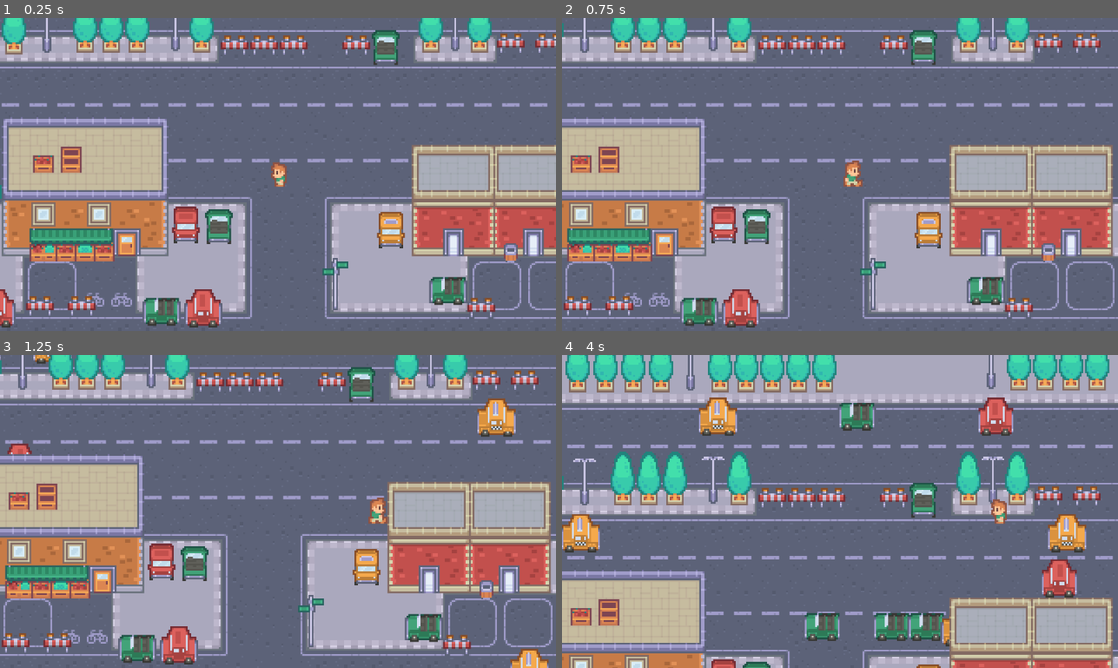
Above: before the commit, frames 1-4 (two rows, left to right).
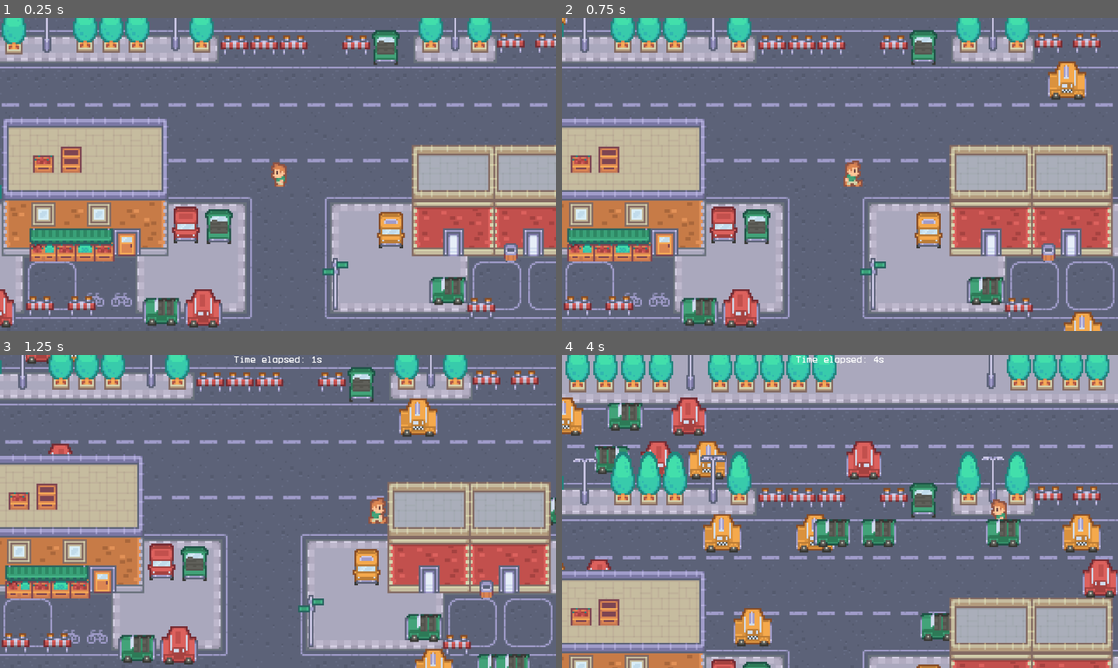
Above: after the commit, the same moments.

Repository: madelainedalangin/frogger
Game: Godot game, scene res://scenes/game.tscn
Two runs of this game, one before a commit and one after it. Both use one fixed random seed, a clock stepped at 60 frames per second and the inputs below.
Inputs:
- Up to frame 1 (0.25 s): no input
- Up to frame 2 (0.75 s): tap Enter at 0.5 s; hold D (right) from 0.53 s (still down); tap Space (spacebar) at 0.6 s
- Up to frame 3 (1.25 s): keep holding D (right)
- Up to frame 4 (4 s): release D (right) at 1.28 s; hold S (down) 1.28-2.03 s; tap Space (spacebar) every 0.75 s from 1.35 to 3.6 s; hold D (right) 2.03-2.78 s; hold W (up) 2.78-3.53 s; hold Left (left) from 3.53 s (still down)

Frame 1 is identical in both runs. In frame 2, 1.1% of the frame differs, in the area x 0-98%, y 0-100%; in frame 3, 3.0%; in frame 4, 13%, in the area x 0-100%, y 0-94%.

Commit message:
created ui layout
add time elapsed when game starts

Diff:
--- /dev/null
+++ b/scenes/Title.tscn
@@ -0,0 +1,69 @@
+[gd_scene format=3 uid="uid://bg46h5x2n6eev"]
+
+[ext_resource type="FontFile" uid="uid://dr201ov4c76pb" path="res://fonts/Crackman.otf" id="1_lq0lj"]
+[ext_resource type="Texture2D" uid="uid://bkgrir378horu" path="res://graphics/player/player_simple.png" id="2_2sdm5"]
+[ext_resource type="FontFile" uid="uid://hqpa84d2dqvp" path="res://fonts/Better VCR 9.0.1.ttf" id="3_2sdm5"]
+
+[node name="Title" type="Control" unique_id=2030040819]
+layout_mode = 3
+anchors_preset = 15
+anchor_right = 1.0
+anchor_bottom = 1.0
+grow_horizontal = 2
+grow_vertical = 2
+
+[node name="ColorRect" type="ColorRect" parent="." unique_id=1301905638]
+layout_mode = 1
+anchors_preset = 15
+anchor_right = 1.0
+anchor_bottom = 1.0
+grow_horizontal = 2
+grow_vertical = 2
+color = Color(0.37538067, 0.46786362, 0.14253038, 1)
+
+[node name="GameTitle" type="Label" parent="." unique_id=1002527467]
+layout_mode = 1
+anchors_preset = -1
+anchor_left = 0.5
+anchor_right = 0.5
+offset_left = -506.5
+offset_top = 89.0
+offset_right = 506.5
+offset_bottom = -1093.0
+grow_horizontal = 2
+theme_override_fonts/font = ExtResource("1_lq0lj")
+theme_override_font_sizes/font_size = 140
+text = "DODGY CARSIE"
+
+[node name="BigPlayerSprite" type="TextureRect" parent="." unique_id=1399347084]
+custom_minimum_size = Vector2(140, 140)
+layout_mode = 1
+anchors_preset = 8
+anchor_left = 0.5
+anchor_top = 0.5
+anchor_right = 0.5
+anchor_bottom = 0.5
+offset_left = -70.0
+offset_top = -70.0
+offset_right = 70.0
+offset_bottom = 70.0
+grow_horizontal = 2
+grow_vertical = 2
+texture = ExtResource("2_2sdm5")
+
+[node name="HighScore" type="Label" parent="." unique_id=45495889]
+layout_mode = 1
+anchors_preset = -1
+anchor_left = 0.5
+anchor_top = 0.5
+anchor_right = 0.5
+anchor_bottom = 0.524
+offset_left = -166.5
+offset_top = 239.0
+offset_right = 166.5
+offset_bottom = 10.0
+grow_horizontal = 2
+grow_vertical = 2
+theme_override_fonts/font = ExtResource("3_2sdm5")
+theme_override_font_sizes/font_size = 30
+text = "High Score: 6767"
--- a/scenes/game.gd
+++ b/scenes/game.gd
@@ -1,8 +1,8 @@
 extends Node2D
 
+var score: int = 0
+
 var car_scene: PackedScene = preload("res://scenes/car.tscn")
-
-
 
 func _on_finish_area_2d_body_entered(body: Node2D) -> void:
 	print(body)
@@ -19,3 +19,8 @@
 func go_to_title(body):
 	print(body)
 	print("car collided")
+
+
+func _on_score_timer_timeout() -> void:
+	score += 1
+	$CanvasLayer/Label.text = "Time elapsed: " + str(score) + "s"
--- a/scenes/game.tscn
+++ b/scenes/game.tscn
@@ -6,6 +6,7 @@
 [ext_resource type="PackedScene" uid="uid://dqew3weeg73or" path="res://scenes/objects.tscn" id="3_lnu2h"]
 [ext_resource type="Texture2D" uid="uid://c5iy3tuxd0vaw" path="res://graphics/objects/barrier.png" id="5_iywne"]
 [ext_resource type="Texture2D" uid="uid://boj6kq1t4mduj" path="res://graphics/objects/tree potted.png" id="6_kvuet"]
+[ext_resource type="FontFile" uid="uid://hqpa84d2dqvp" path="res://fonts/Better VCR 9.0.1.ttf" id="8_0tnpc"]
 [ext_resource type="PackedScene" uid="uid://cr8df1admiin6" path="res://scenes/lots_of_stuff.tscn" id="8_gee14"]
 
 [sub_resource type="RectangleShape2D" id="RectangleShape2D_lbhrr"]
@@ -126,9 +127,28 @@
 [node name="Timer" type="Node" parent="." unique_id=2125844304]
 
 [node name="CarTimer" type="Timer" parent="Timer" unique_id=354034417]
-wait_time = 0.2
+wait_time = 0.09
 autostart = true
+
+[node name="ScoreTimer" type="Timer" parent="Timer" unique_id=1957355813]
+autostart = true
+
+[node name="CanvasLayer" type="CanvasLayer" parent="." unique_id=864833292]
+
+[node name="Label" type="Label" parent="CanvasLayer" unique_id=1090144465]
+anchors_preset = 5
+anchor_left = 0.5
+anchor_right = 0.5
+offset_left = -40.5
+offset_right = 40.5
+offset_bottom = 23.0
+grow_horizontal = 2
+theme_override_fonts/font = ExtResource("8_0tnpc")
+theme_override_font_sizes/font_size = 17
 
 [connection signal="body_entered" from="Borders/FinishArea2D" to="." method="_on_area_2d_body_entered"]
 [connection signal="body_entered" from="Borders/FinishArea2D" to="." method="_on_finish_area_2d_body_entered"]
+[connection signal="ready" from="Timer/CarTimer" to="." method="_on_car_timer_ready"]
 [connection signal="timeout" from="Timer/CarTimer" to="." method="_on_car_timer_timeout"]
+[connection signal="timeout" from="Timer/ScoreTimer" to="." method="_on_score_timer_timeout"]
+[connection signal="ready" from="CanvasLayer/Label" to="." method="_on_label_ready"]
